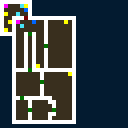
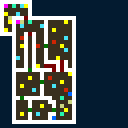
Layers edited between the first and the second 128px x 128px image:
painted on "Objects" over [8, 4, 72, 120]
